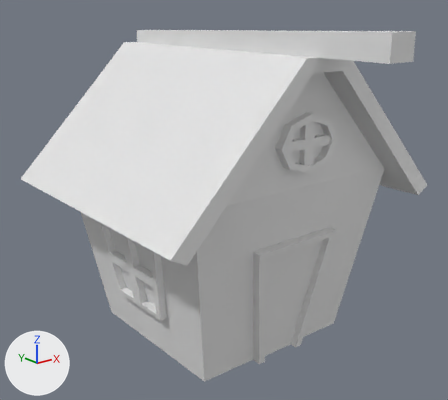
A saved change to the Blender file projet/blender/step11.blend.
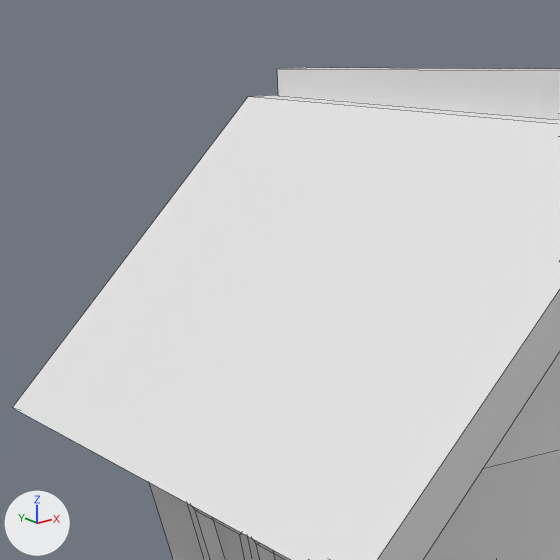
There are two pictures of each version: one whole from a 50 mm camera at (-4.39, -5.56, 3.78) aimed at (-0.19, -0.3, 1.67), one close up on the part from 3% to 58% of the width and 0% to 61% of the height. Every picture has the same lights, and +X, +Y and +Z are marked at lower left. The close-ups show mesh edges as thin lines.

Objects in the first close-up: 'Plan', 'fenetre2', 'poutre', 'toit'.
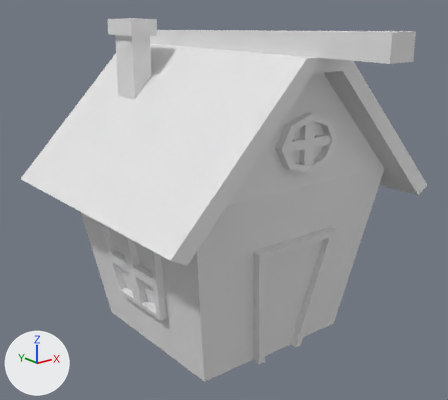
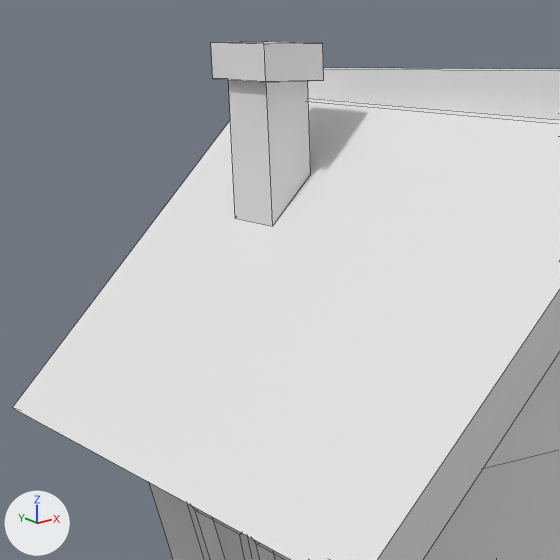
Changed parts and their boxes (x1, y1, x2, y2) in the close-ups (560 x 560 px):
'toit', reshaped
    before: (12, 95, 560, 560)
    after: (12, 98, 560, 560)
'cheminé', added
    after: (211, 41, 324, 226)
part 1 of me_plan_001, built on
    before: (227, 96, 371, 230)
    after: (227, 102, 371, 230)

The edits, one by one:
me_plan_001 has 16 vertices, 14 faces and spans x -1.34..1.34, y -1.21..1.21, z 1.89..3.52.
me_plan_001 is used by ob_toit; location (0.0, 0.0, -0.189); scale (1.34, 1.33, 1.0).
Verts and faces of me_plan_001; kept vertices keep their numbers, new ones are numbered from 16.
Before the commit, vertices of me_plan_001: 8 (-1.34, 1.21, 1.98) at pixel (12, 407), 9 (-1.34, -1.21, 1.98), 12 (-0.22, 1.21, 3.52) at pixel (248, 96), 13 (-0.22, -1.21, 3.52).
Part 1, on me_plan_001:
Faces deleted: (8, 9, 13, 12).
New vertices 16 to 19 stand at vertices 8, 9, 12, 13, in that order, plus (0.0, 0.0, 0.0).
New faces: (9, 13, 19, 17), (16, 17, 19, 18), (8, 16, 18, 12), (12, 18, 19, 13), (8, 9, 17, 16).
Mesh me_plan_007 is new.
It has 36 vertices, 34 faces and spans x -0.65..-0.41, y -0.192..0.192, z 2.968..3.826.
Object 'cheminé' (ob_cheminé) is new; it shows me_plan_007.
Its location is (0.0, 0.676, -0.189).
Its scale is (1.34, 1.33, 1.0).
